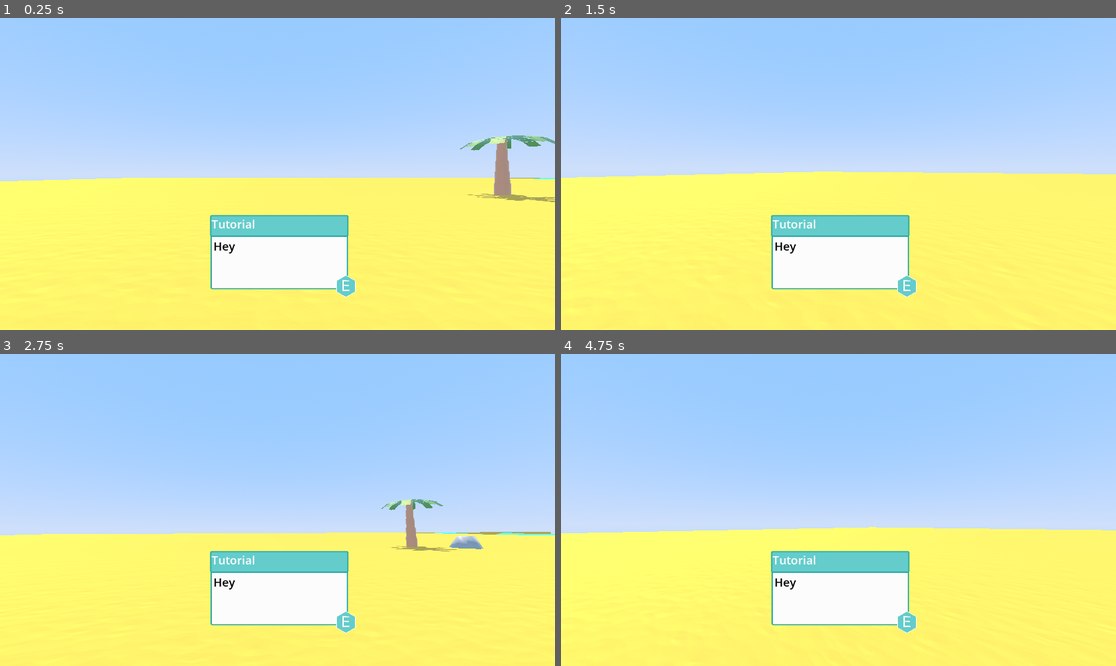
Above: before the commit, frames 1-4 (two rows, left to right).
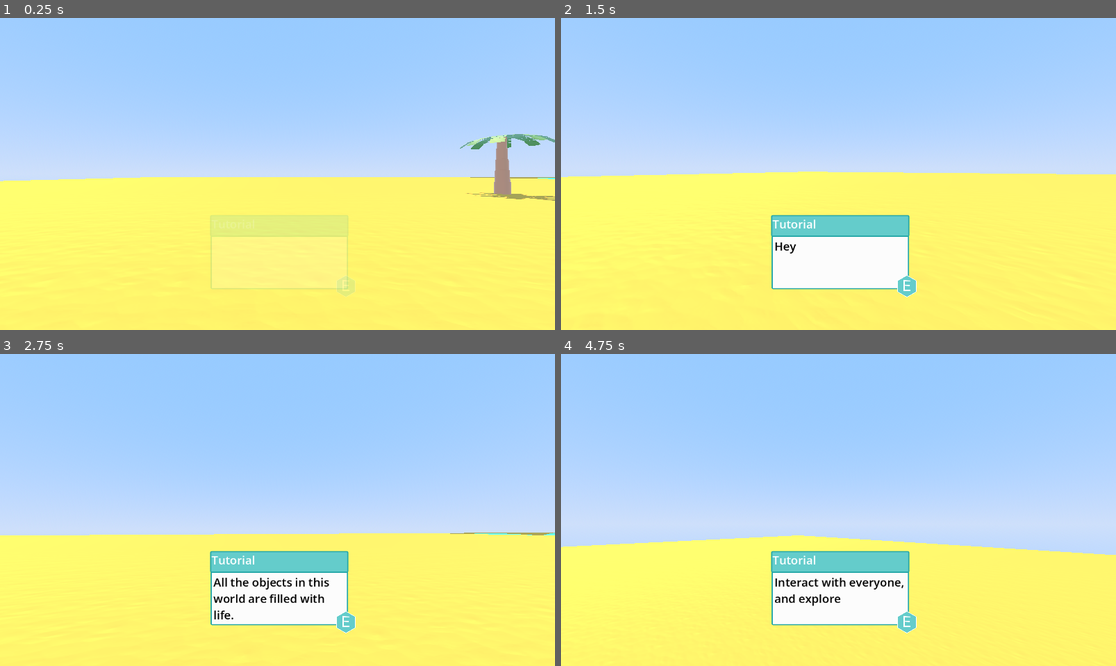
Above: after the commit, the same moments.

Repository: DabPlayZ1/Placeholder
Game: Godot game, scene res://mains.tscn
The game is run twice, just before and just after one commit, with the same random seed, the same clock (stepped at 60 frames per second) and the same inputs.
Inputs (mouse positions are in pixels of both pictures, inside the frame that each line leads up to):
- Up to frame 1 (0.25 s): no input
- Up to frame 2 (1.5 s): move the mouse to (866, 174) at 0.52 s; hold W (Forward) from 0.53 s (still down); tap E (Interact, bound only after the commit) at 0.6 s; tap Space (Jump) at 0.77 s; move the mouse to (810, 174) at 1.27 s; tap Shift (Sprint) at 1.35 s
- Up to frame 3 (2.75 s): keep holding W (Forward); tap Space (Jump) at 1.52 s; tap E (Interact, bound only after the commit) at 1.55, 2.1 s; move the mouse to (288, 503) at 2.02 s
- Up to frame 4 (4.75 s): keep holding W (Forward); move the mouse to (832, 516) at 2.77 s; tap E (Interact, bound only after the commit) at 2.85, 3.8, 4.35 s; tap Space (Jump) at 3.02, 3.77, 4.52 s; move the mouse to (877, 513) at 3.52 s; hold Shift (Sprint) 3.53-4.28 s; move the mouse to (794, 506) at 4.27 s

The runs differ from the first frame. In frame 1, 6.6% of the frame differs, in the area x 0-100%, y 37-90%; in frame 2, 0.1%; in frame 3, 1.6%; in frame 4, 4.9%.

Commit message:
Added working dialogue

Diff:
--- a/character.gd
+++ b/character.gd
@@ -5,10 +5,8 @@
 var jumpheight : int = 16
 @export var captured : bool = true
 var sensitivity : float = 0.5
-@export var can_move : bool = false
+@export var can_move : bool = true
 var sprint_multiplier : float  = 1.5
-func _on_play_pressed() -> void:
-	can_move = true
 func _ready() -> void:
 	print("Start")
 	Input.mouse_mode = Input.MOUSE_MODE_CAPTURED
--- /dev/null
+++ b/dialogue.gd
@@ -0,0 +1,32 @@
+extends Control
+var text = [
+"Hey",
+"I'm gonna teach you about the game.",
+"All the objects in this world are filled with life.",
+"Somehow, their life energy is being drained.",
+"Your goal is to help them survive.",
+"Interact with everyone, and explore the world.",
+"Help them with what they need."
+]
+var dialogueon = true
+var dialoguenumber = -1
+var cooldown = 0
+func changetext():
+	%Text.text = ""
+	var tween = get_tree().create_tween()
+	tween.tween_property(%Text, "text", text[dialoguenumber], 0.5)
+func _ready() -> void:
+	var tween = get_tree().create_tween()
+	tween.tween_property(self, "modulate", Color(1,1,1,1), 1.5)
+
+func _process(delta: float) -> void:
+	cooldown += delta
+	if Input.is_action_just_pressed("Interact") and dialogueon == true and cooldown > 0.5:
+		if not text.size() == dialoguenumber+1:
+			dialoguenumber += 1
+			changetext()
+			cooldown = 0
+		else:
+			dialogueon = false
+			dialoguenumber = -1
+			get_tree().create_tween().tween_property(self, "modulate", Color(1,1,1,0), 1)
--- a/mains.tscn
+++ b/mains.tscn
@@ -2,13 +2,14 @@
 
 [ext_resource type="PackedScene" uid="uid://j2ijrf0m6ov2" path="res://character.tscn" id="1_7xr7w"]
 [ext_resource type="Script" uid="uid://bsf3rkc3x5ace" path="res://character.gd" id="2_dpg81"]
-[ext_resource type="PackedScene" uid="uid://dh3cnvaogl4h0" path="res://newpalmtree.glb" id="4_k6qg0"]
 [ext_resource type="Material" uid="uid://es6erm06l0o3" path="res://sandmaterial.tres" id="5_aly0r"]
+[ext_resource type="Script" uid="uid://catmmix2x5p4" path="res://dialogue.gd" id="5_haupa"]
 [ext_resource type="PackedScene" uid="uid://pu0uqn4c3rwi" path="res://beach.tscn" id="6_ux2uf"]
-[ext_resource type="PackedScene" uid="uid://c51utyqbqkq6k" path="res://rock.glb" id="7_j1baa"]
 [ext_resource type="Texture2D" uid="uid://cviect72a6yhe" path="res://Dialoguebox.png" id="7_sd703"]
 [ext_resource type="Texture2D" uid="uid://b4drysii0dxgp" path="res://interact.png" id="7_ti338"]
 [ext_resource type="PackedScene" uid="uid://b78j5kto53rw4" path="res://dock.glb" id="8_j1baa"]
+[ext_resource type="PackedScene" uid="uid://2apfcrdvcwpt" path="res://rock.tscn" id="9_ti338"]
+[ext_resource type="PackedScene" uid="uid://cjxpjnkbvrv6n" path="res://palm_tree.tscn" id="10_haupa"]
 
 [sub_resource type="ProceduralSkyMaterial" id="ProceduralSkyMaterial_7xr7w"]
 sky_top_color = Color(0.41801074, 0.60166144, 0.9538794, 1)
@@ -27,10 +28,6 @@
 background_mode = 2
 sky = SubResource("Sky_dpg81")
 tonemap_mode = 2
-
-[sub_resource type="CylinderShape3D" id="CylinderShape3D_k6qg0"]
-height = 9.775802
-radius = 1.0576172
 
 [sub_resource type="BoxMesh" id="BoxMesh_vrowr"]
 material = ExtResource("5_aly0r")
@@ -57,16 +54,6 @@
 transform = Transform3D(1, 0, 0, 0, 1, 0, 0, 0, 1, -2, 0.8015351, 2)
 script = ExtResource("2_dpg81")
 
-[node name="PalmTree" type="StaticBody3D" parent="." unique_id=341859513]
-transform = Transform3D(0.3, 0, 0, 0, 0.3, 0, 0, 0, 0.3, 9.636001, 0.4788686, -8.8550415)
-metadata/_edit_group_ = true
-
-[node name="CollisionShape3D" type="CollisionShape3D" parent="PalmTree" unique_id=635261270]
-transform = Transform3D(0.9994642, 0.031722553, -0.008003731, -0.030862832, 0.9953628, 0.09109852, 0.010856498, -0.09080273, 0.99580896, 0.40042114, 3.2557373, -0.39338493)
-shape = SubResource("CylinderShape3D_k6qg0")
-
-[node name="newpalmtree" parent="PalmTree" unique_id=1546416993 instance=ExtResource("4_k6qg0")]
-
 [node name="Ground" type="StaticBody3D" parent="." unique_id=1970275955]
 transform = Transform3D(1000, 0, 0, 0, 0.1, 0, 0, 0, 1000, 0, 0, 0)
 visible = false
@@ -88,19 +75,23 @@
 transform = Transform3D(0.9999999, 0, 0, 0, 0.9999999, 0, 0, 0, 0.9999999, -3.2058105, 31.214622, 0.65109634)
 shape = SubResource("BoxShape3D_ux2uf")
 
-[node name="Control" type="Control" parent="." unique_id=496171127]
+[node name="Dialogue" type="Control" parent="." unique_id=496171127]
+modulate = Color(1, 1, 1, 0)
 layout_mode = 3
 anchors_preset = 0
 offset_left = 622.0
 offset_top = 519.0
 offset_right = 662.0
 offset_bottom = 559.0
+script = ExtResource("5_haupa")
 
-[node name="Dialoguebox" type="Sprite2D" parent="Control" unique_id=598407453]
+[node name="Dialoguebox" type="Sprite2D" parent="Dialogue" unique_id=598407453]
+unique_name_in_owner = true
 scale = Vector2(0.5199988, 0.47999936)
 texture = ExtResource("7_sd703")
 
-[node name="Header" type="RichTextLabel" parent="Control" unique_id=797130685]
+[node name="Header" type="RichTextLabel" parent="Dialogue" unique_id=797130685]
+unique_name_in_owner = true
 z_index = 1
 layout_mode = 1
 offset_left = -183.0
@@ -111,7 +102,8 @@
 theme_override_font_sizes/normal_font_size = 24
 text = "Tutorial"
 
-[node name="Text" type="RichTextLabel" parent="Control" unique_id=1273949033]
+[node name="Text" type="RichTextLabel" parent="Dialogue" unique_id=1273949033]
+unique_name_in_owner = true
 z_index = 1
 layout_mode = 1
 offset_left = -179.0
@@ -120,16 +112,19 @@
 offset_bottom = 40.0
 theme_override_colors/default_color = Color(0, 0, 0, 1)
 theme_override_font_sizes/normal_font_size = 24
-text = "Hey
-"
+scroll_active = false
+scroll_following_visible_characters = true
 
-[node name="Interact" type="Sprite2D" parent="Control" unique_id=2131809004]
+[node name="Interact" type="Sprite2D" parent="Dialogue" unique_id=2131809004]
+unique_name_in_owner = true
 position = Vector2(96, 38)
 scale = Vector2(0.20277777, 0.20277777)
 texture = ExtResource("7_ti338")
 
-[node name="rock" parent="." unique_id=35344685 instance=ExtResource("7_j1baa")]
-transform = Transform3D(0.4, 0, 0, 0, 0.4, 0, 0, 0, 0.4, 12.072238, 0.412458, -7.4452214)
-
 [node name="dock" parent="." unique_id=512037529 instance=ExtResource("8_j1baa")]
 transform = Transform3D(-2.1855694e-08, 0, 0.5, 0, 0.5, 0, -0.5, 0, -2.1855694e-08, 64.785904, -2.5173504, 12.613508)
+
+[node name="rock" parent="." unique_id=1695545979 instance=ExtResource("9_ti338")]
+transform = Transform3D(0.5, 0, 0, 0, 0.5, 0, 0, 0, 0.5, 11.116823, 0.5142275, -6.4222283)
+
+[node name="PalmTree" parent="." unique_id=97979337 instance=ExtResource("10_haupa")]
--- /dev/null
+++ b/palm_tree.tscn
@@ -0,0 +1,25 @@
+[gd_scene format=3 uid="uid://cjxpjnkbvrv6n"]
+
+[ext_resource type="PackedScene" uid="uid://dh3cnvaogl4h0" path="res://newpalmtree.glb" id="1_48p2k"]
+
+[sub_resource type="CylinderShape3D" id="CylinderShape3D_k6qg0"]
+height = 9.722374
+radius = 1.0576172
+
+[sub_resource type="CylinderShape3D" id="CylinderShape3D_jt8ij"]
+height = 0.20776367
+radius = 5.2685547
+
+[node name="PalmTree" type="StaticBody3D" unique_id=97979337]
+transform = Transform3D(0.3, 0, 0, 0, 0.3, 0, 0, 0, 0.3, 9.636001, 0.4788686, -8.8550415)
+metadata/_edit_group_ = true
+
+[node name="CollisionShape3D" type="CollisionShape3D" parent="." unique_id=945801651]
+transform = Transform3D(0.9994642, 0.031722553, -0.008003731, -0.030862832, 0.9953628, 0.09109852, 0.010856498, -0.09080273, 0.99580896, 0.40127182, 3.2823267, -0.39581108)
+shape = SubResource("CylinderShape3D_k6qg0")
+
+[node name="newpalmtree" parent="." unique_id=1546416993 instance=ExtResource("1_48p2k")]
+
+[node name="CollisionShape3D2" type="CollisionShape3D" parent="." unique_id=738666022]
+transform = Transform3D(0.99999976, 0, 0, 0, 0.99999976, 0, 0, 0, 0.99999976, 0.37934113, 8.066913, -0.50634)
+shape = SubResource("CylinderShape3D_jt8ij")
--- a/project.godot
+++ b/project.godot
@@ -57,6 +57,11 @@
 "events": [Object(InputEventKey,"resource_local_to_scene":false,"resource_name":"","device":-1,"window_id":0,"alt_press …(195 unchanged characters)…
 ]
 }
+Interact={
+"deadzone": 0.2,
+"events": [Object(InputEventKey,"resource_local_to_scene":false,"resource_name":"","device":-1,"window_id":0,"alt_pressed":false,"shift_pressed":false,"ctrl_pressed":false,"meta_pressed":false,"pressed":false,"keycode":0,"physical_keycode":69,"key_label":0,"unicode":69,"location":0,"echo":false,"script":null)
+]
+}
 
 [physics]
 
--- /dev/null
+++ b/rock.tscn
@@ -0,0 +1,14 @@
+[gd_scene format=3 uid="uid://2apfcrdvcwpt"]
+
+[ext_resource type="PackedScene" uid="uid://c51utyqbqkq6k" path="res://rock.glb" id="1_o0qsl"]
+
+[sub_resource type="BoxShape3D" id="BoxShape3D_68h2w"]
+size = Vector3(2.9970703, 1.77771, 2.9995117)
+
+[node name="rock" type="StaticBody3D" unique_id=1695545979]
+
+[node name="rock" parent="." unique_id=35344685 instance=ExtResource("1_o0qsl")]
+
+[node name="CollisionShape3D" type="CollisionShape3D" parent="." unique_id=410266454]
+transform = Transform3D(1, 0, 0, 0, 1, 0, 0, 0, 1, -0.05517578, -0.12615967, 0.050048828)
+shape = SubResource("BoxShape3D_68h2w")
Not shown, added: dialogue.gd.uid
